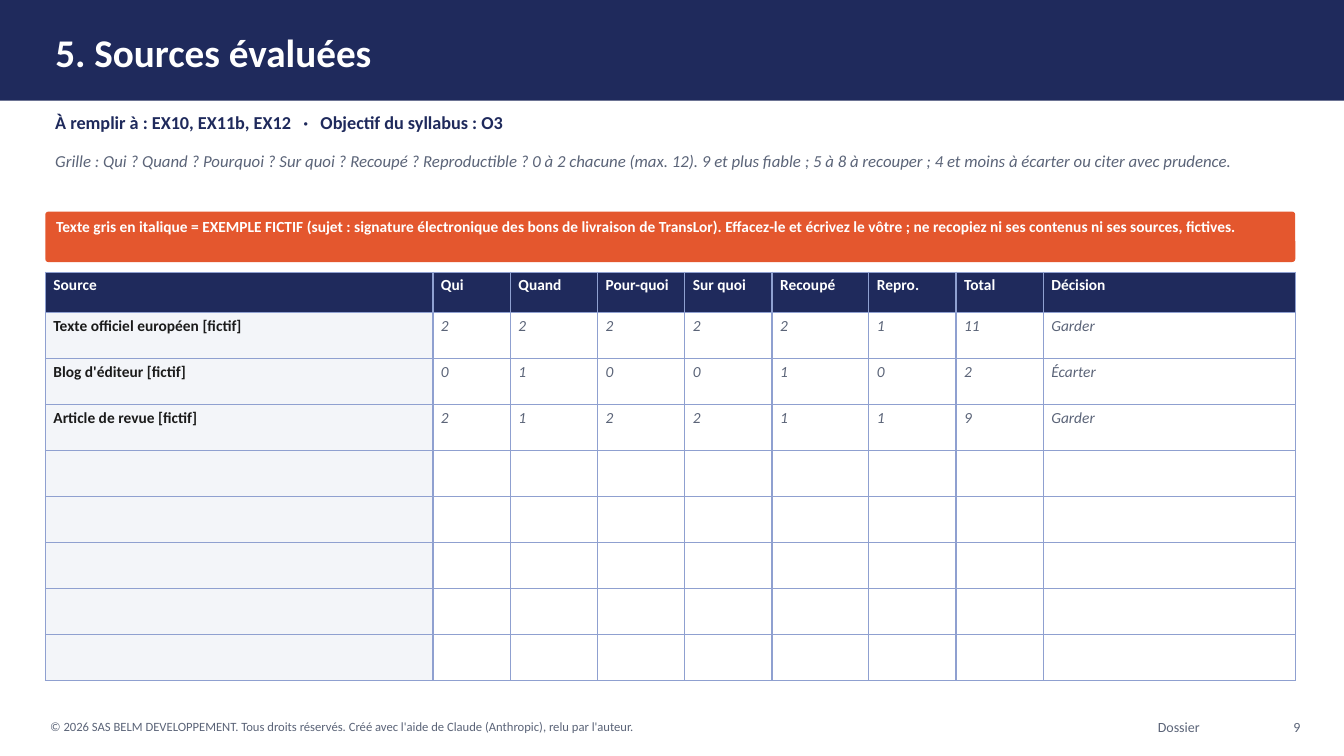
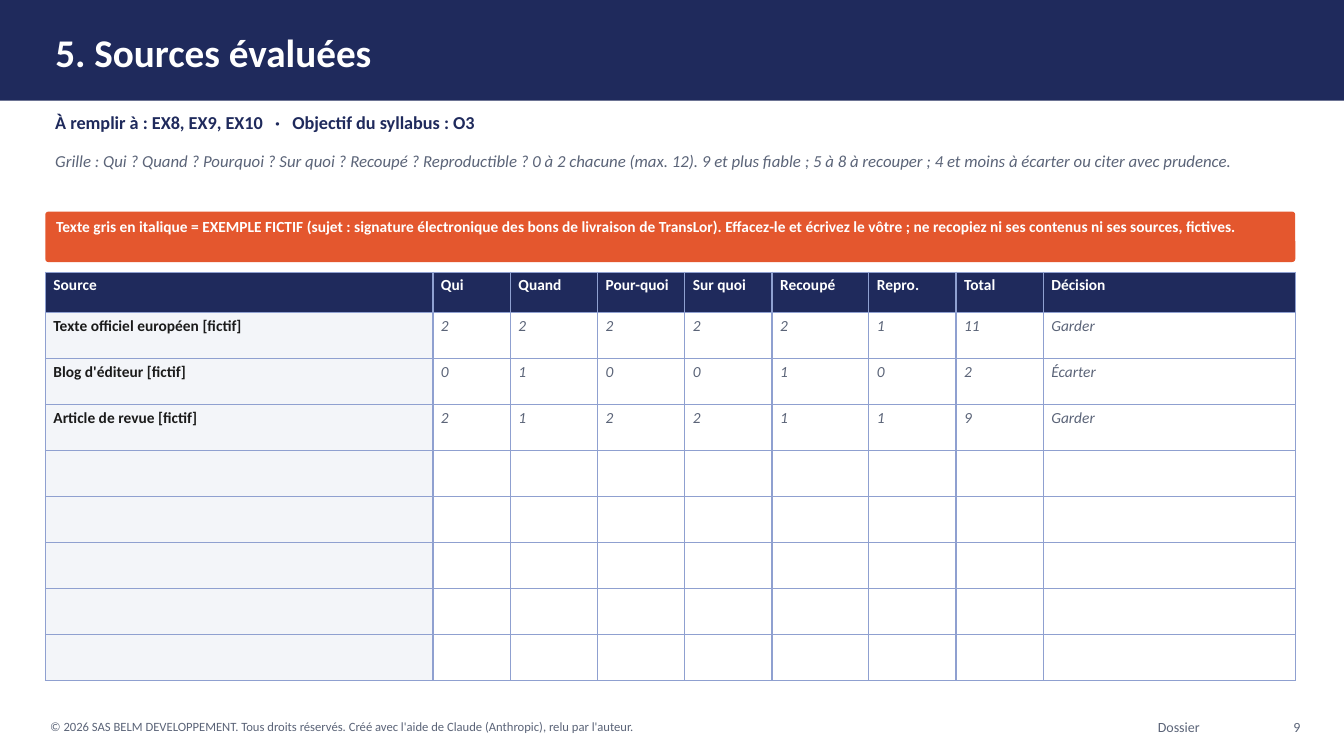
Before and after one commit to BelmDeveloppement/communication-pro, a slide deck: slide 9 of modele-dossier-etat-de-l-art.pptx. Drawn at 1344x756 pixels with LibreOffice and Linux fonts; fonts in the diff are those of the drawing. Boxes give left, top, right and bottom in pixels: in the first picture for what was removed or moved away, otherwise in the second. Text is boxed around its words. In the diff, an @@ line names an element or a change of style, - is before the commit and + after.

```diff
--- a/modele-dossier-etat-de-l-art.pptx
+++ b/modele-dossier-etat-de-l-art.pptx
@@ text at box(55, 114, 474, 132): text changed @@
-À remplir à : EX10, EX11b, EX12 · Objectif du syllabus : O3
+À remplir à : EX8, EX9, EX10 · Objectif du syllabus : O3
```
Also in this commit, not shown: 14 other slides changed, 4 other files.
